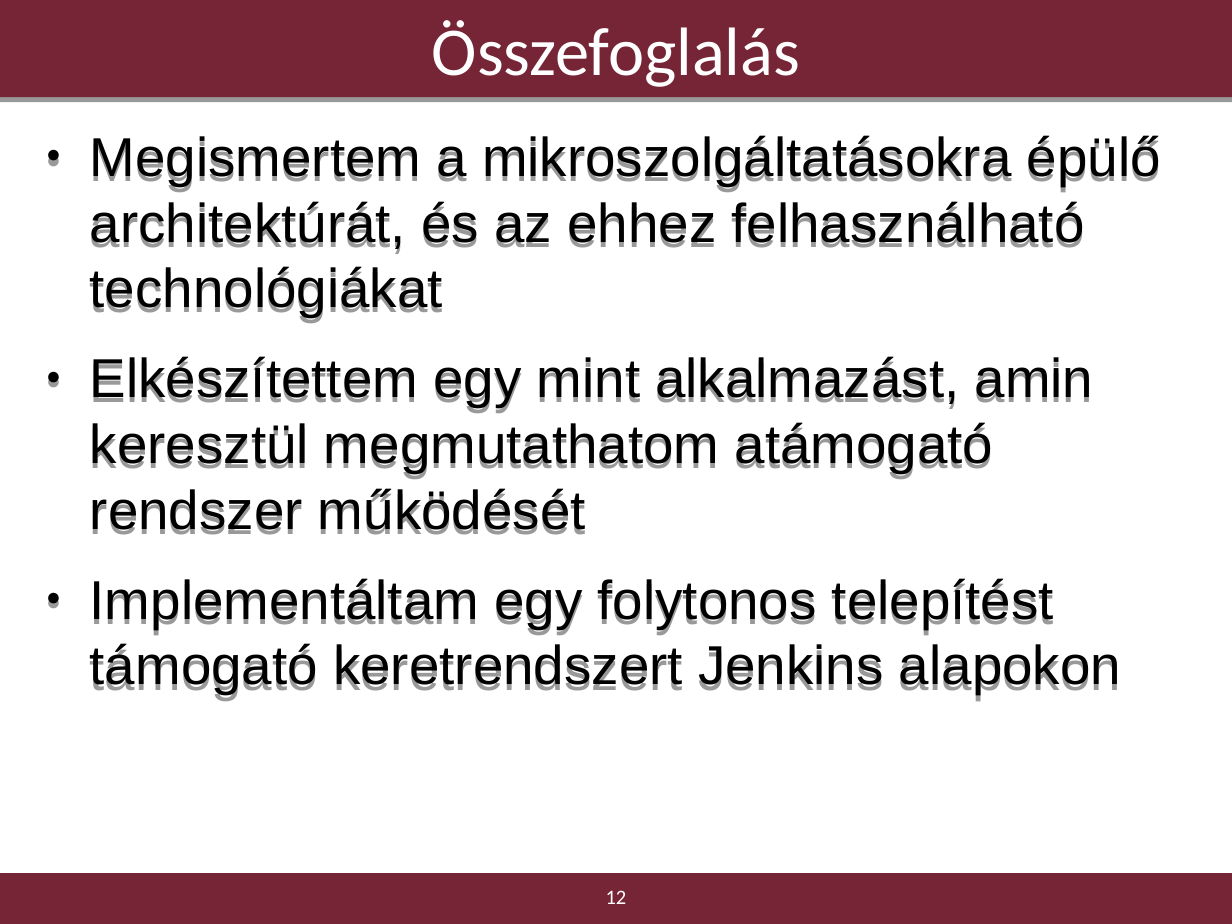
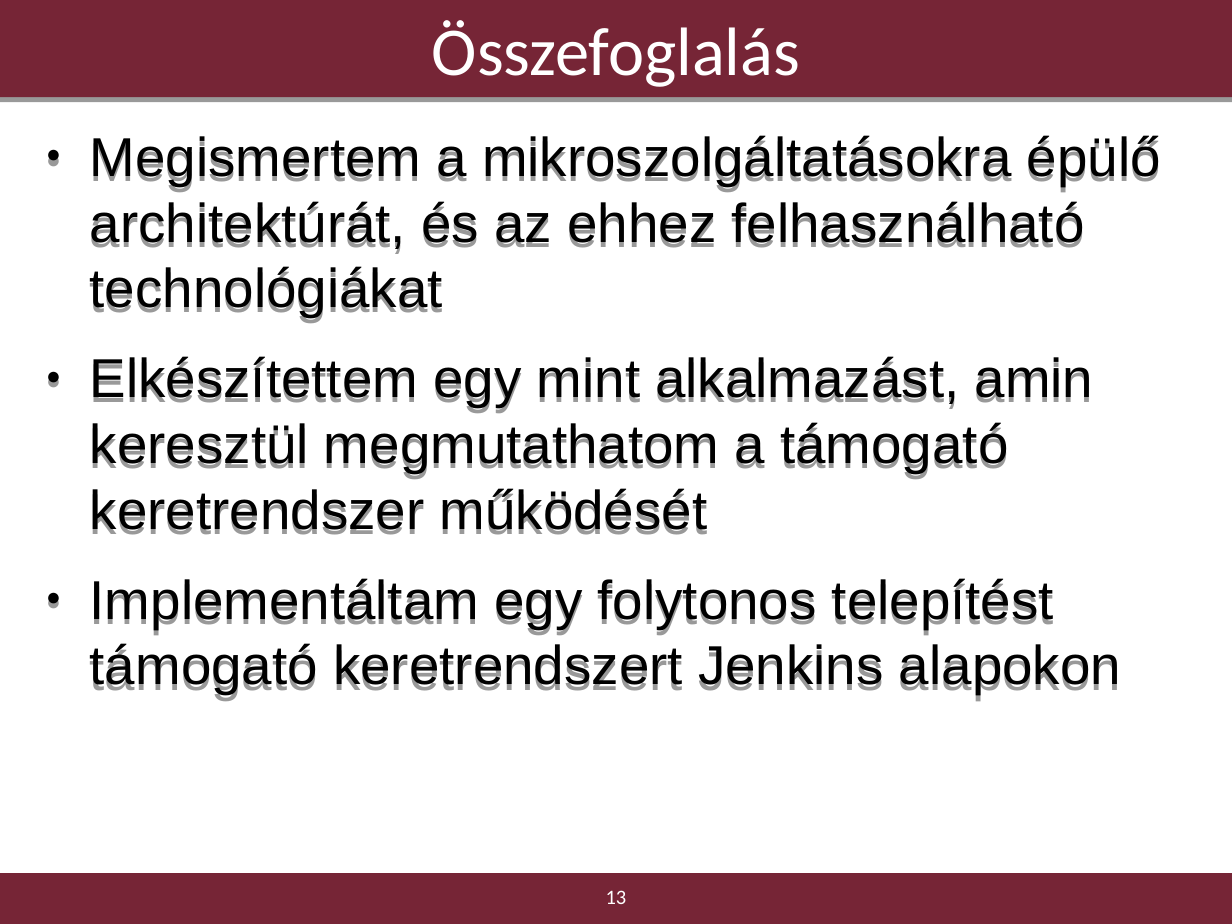
Before and after one commit to borlayda/dipterv2016-microservice, a slide deck: slide 13 of diplomaterv-cykkop.odp (slide 12 before the commit). Drawn at 1232x924 pixels with LibreOffice and Linux fonts; fonts in the diff are those of the drawing; background and template pictures are left out. Boxes give left, top, right and bottom in pixels: in the first picture for what was removed or moved away, otherwise in the second. Text is boxed around its words. In the diff, an @@ line names an element or a change of style, - is before the commit and + after.

Commit message:
Add presentation

```diff
--- a/diplomaterv-cykkop.odp
+++ b/diplomaterv-cykkop.odp
@@ text at [90, 359, 1094, 535]: text changed @@
-● Elkészítettem egy mint alkalmazást, amin keresztül megmutathatom atámogató rendszer működését
+● Elkészítettem egy mint alkalmazást, amin keresztül megmutathatom a támogató keretrendszer működését
@@ page number at [606, 890, 627, 904]: text changed @@
-12
+13
```
Also in this commit, not shown: 2 other slides changed, 1 slide added, 1 other file.
